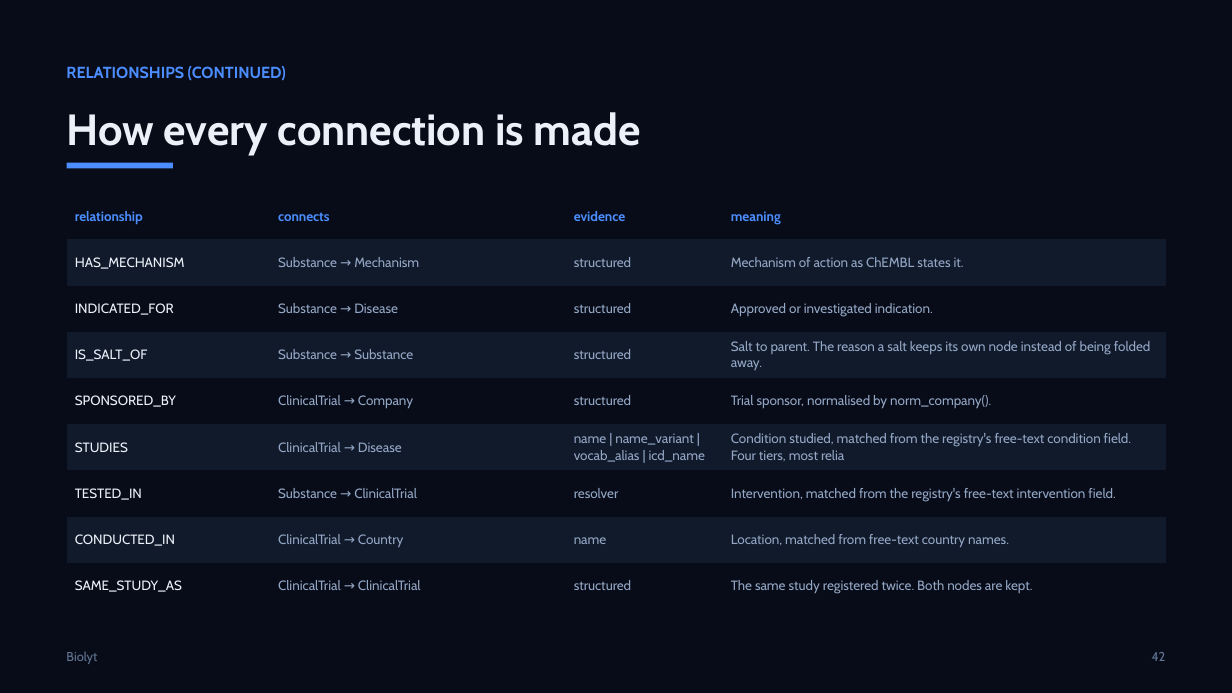
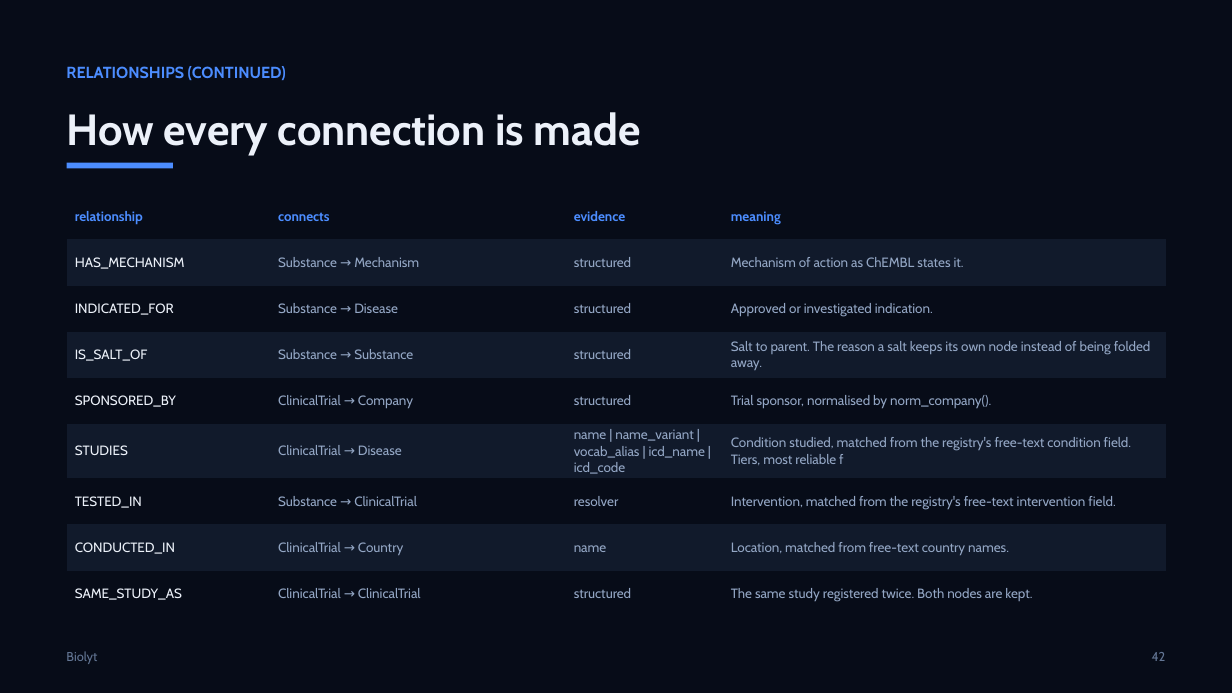
Before and after one commit to helmibiolyt/fullPipeline, a slide deck: slide 42 of presentation/Biolyt_Platform.pptx. Drawn at 1232x693 pixels with LibreOffice and Linux fonts; fonts in the diff are those of the drawing. Boxes give left, top, right and bottom in pixels: in the first picture for what was removed or moved away, otherwise in the second. Text is boxed around its words. In the diff, an @@ line names an element or a change of style, - is before the commit and + after.

```diff
--- a/presentation/Biolyt_Platform.pptx
+++ b/presentation/Biolyt_Platform.pptx
@@ table at [67,193,1166,609] @@
-row 6, column 3: name | name_variant | vocab_alias | icd_name
+row 6, column 3: name | name_variant | vocab_alias | icd_name | icd_code
-row 6, column 4: Condition studied, matched from the registry's free-text condition field. Four tiers, most relia
+row 6, column 4: Condition studied, matched from the registry's free-text condition field. Tiers, most reliable f
```
Also in this commit, not shown: 1 other slide changed, 4 other files.
